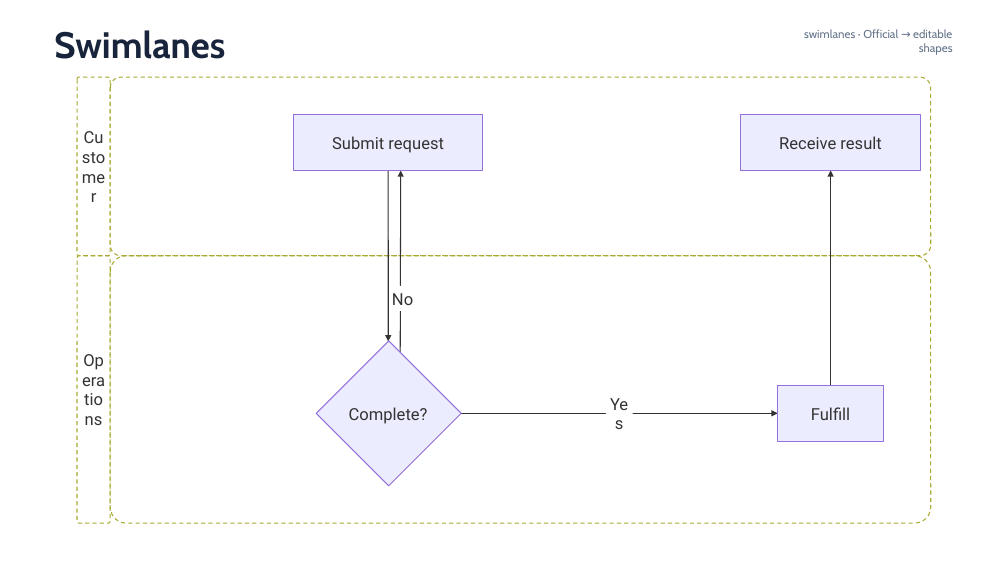
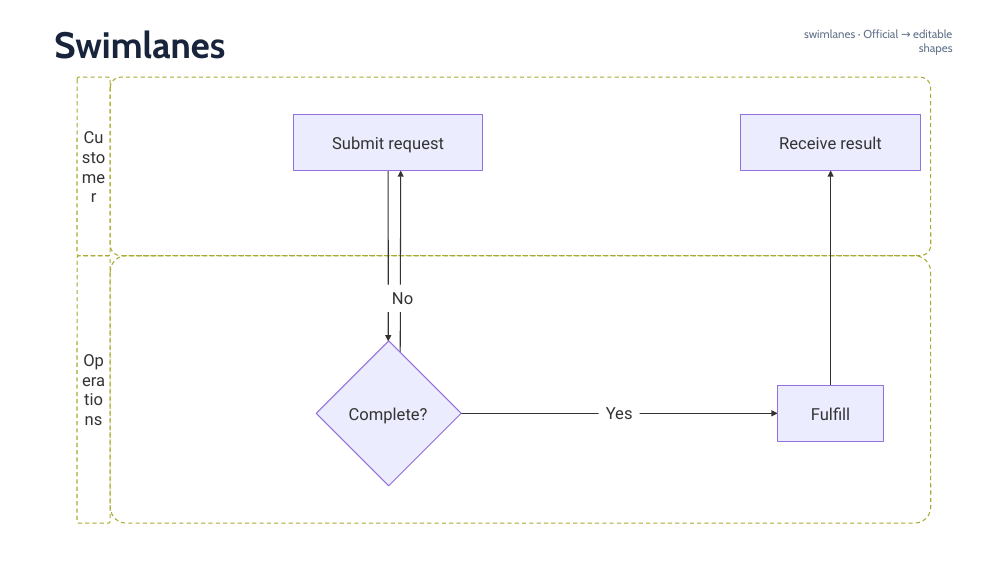
Before and after one commit to sci-gen/diagram-pptx, a slide deck: slide 2 of examples/mermaid-syntax/mermaid-11.16-gallery.pptx. Drawn at 1008x567 pixels with LibreOffice and Linux fonts; fonts in the diff are those of the drawing. Boxes give left, top, right and bottom in pixels: in the first picture for what was removed or moved away, otherwise in the second. Text is boxed around its words. In the diff, an @@ line names an element or a change of style, - is before the commit and + after.

```diff
--- a/examples/mermaid-syntax/mermaid-11.16-gallery.pptx
+++ b/examples/mermaid-syntax/mermaid-11.16-gallery.pptx
@@ text "No" rewrapped from [392, 286, 414, 311] to [392, 292, 413, 304] @@
@@ text "Yes" rewrapped from [606, 401, 632, 426] to [606, 407, 633, 419] @@
```
Also in this commit, not shown: 5 other slides changed, 9 other files.
